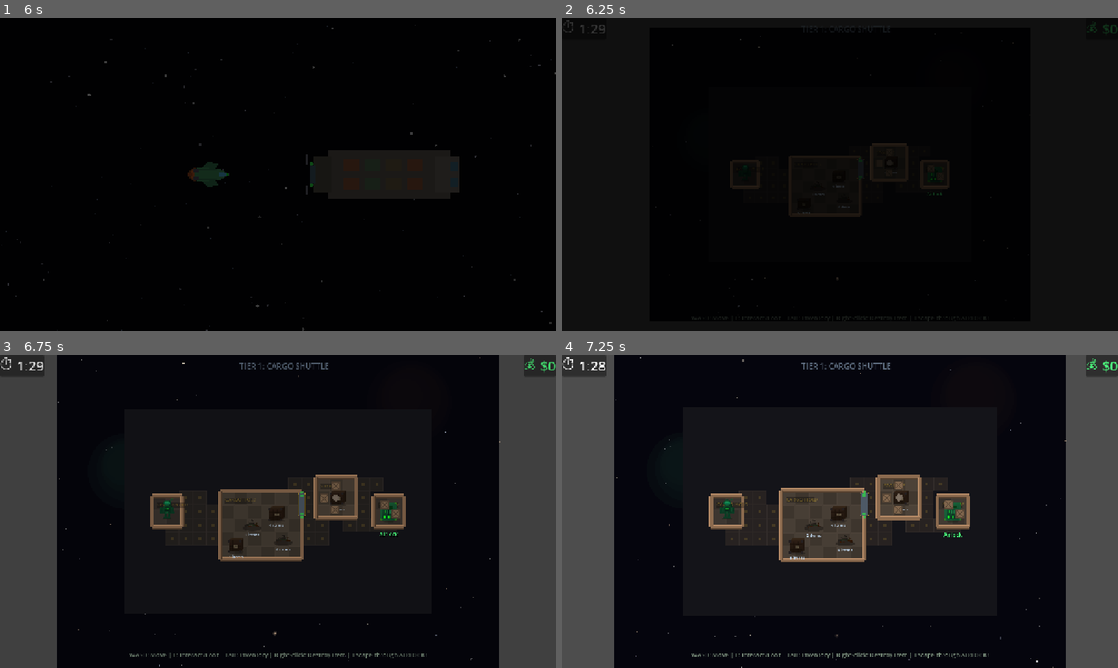
Above: before the commit, frames 1-4 (two rows, left to right).
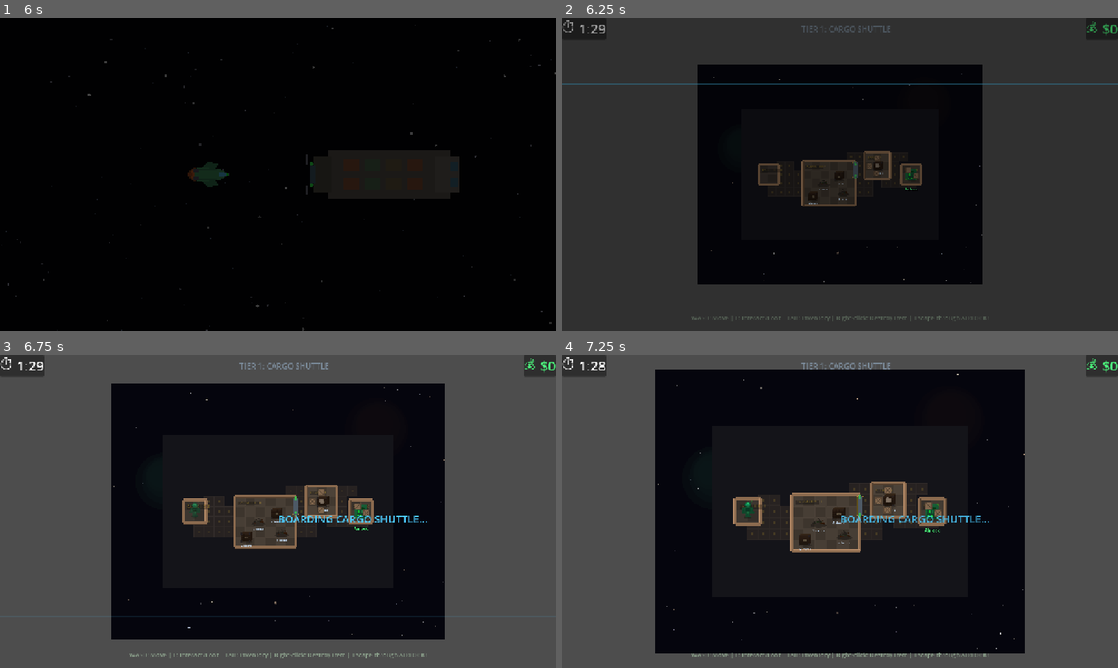
Above: after the commit, the same moments.

Repository: ReleMai/CargoEscape
Game: Godot game, scene res://scenes/intro/intro_scene.tscn
The game is run twice, just before and just after one commit, with the same random seed, the same clock (stepped at 60 frames per second) and the same inputs.
Inputs (mouse positions are in pixels of both pictures, inside the frame that each line leads up to):
- Up to frame 1 (6 s): click "NEW GAME" at 0.5 s; tap Enter (ui_accept) at 1.25, 1.52, 4.52 s; move the mouse to (400, 158) at 1.27 s; hold D (move_right) 1.28-2 s; hold E (interact) 1.28-2 s; click (400, 158) at 1.42 s; drag from (166, 190) to (250, 237) at 2.02 s; move the mouse to (333, 105) at 2.77 s; hold D (move_right) 2.78-3.5 s; tap Ctrl at 2.85 s; click (333, 105) at 2.92 s; drag from (250, 237) to (111, 127) at 3.52 s; move the mouse to (444, 221) at 4.27 s; hold A (move_left) 4.28-5 s; tap P at 4.35 s; click (444, 221) at 4.42 s; drag from (111, 127) to (194, 96) at 5.02 s; move the mouse to (305, 174) at 5.77 s; hold Space (brake) from 5.78 s (still down); hold E (interact) from 5.78 s (still down); click (305, 174) at 5.92 s
- Up to frame 2 (6.25 s): keep holding Space (brake); keep holding E (interact)
- Up to frame 3 (6.75 s): release Space (brake) at 6.5 s; release E (interact) at 6.5 s; drag from (194, 433) to (283, 536) at 6.52 s
- Up to frame 4 (7.25 s): no input

Frame 1 is identical in both runs. In frame 2, 66% of the frame differs, in the area x 0-100%, y 0-100%; in frame 3, 36%; in frame 4, 26%.

Commit message:
Add polished entrance animations with multi-phase effects
Co-authored-by: ReleMai <7017267+ReleMai@users.noreply.github.com>

Diff:
--- a/scripts/boarding/boarding_manager.gd
+++ b/scripts/boarding/boarding_manager.gd
@@ -102,7 +102,8 @@
 # Entrance animation
 var entrance_active: bool = false
 var entrance_timer: float = 0.0
-var entrance_duration: float = 1.2
+var entrance_duration: float = 2.0  # Extended for more cinematic feel
+var entrance_phase: int = 0  # Track animation phases
 
 # Camera effects
 var camera_shake: float = 0.0
@@ -702,36 +703,76 @@
 func _start_entrance_animation() -> void:
 	entrance_active = true
 	entrance_timer = 0.0
-
-	# Start with zoom and fade
+	entrance_phase = 0
+
+	# Start with tighter zoom for dramatic reveal
 	if camera:
-		camera.zoom = Vector2(0.6, 0.6)
+		camera.zoom = Vector2(0.4, 0.4)
 
 	# Disable player movement during entrance
 	if player:
 		player.set_movement_enabled(false)
-
-	# Create fade overlay
+		# Start player invisible for spawn effect
+		player.modulate.a = 0.0
+
+	# Create enhanced entrance effects
 	_create_entrance_fade()
+	_create_scan_line_effect()
+	_create_boarding_text_overlay()
 
 
 func _process_entrance(delta: float) -> void:
 	entrance_timer += delta
 	var t = minf(entrance_timer / entrance_duration, 1.0)
-	var eased = ease(t, 0.3)
-
-	# Zoom camera in
+
+	# Phase 0: Initial zoom and fade (0.0 - 0.4s)
+	if entrance_phase == 0 and entrance_timer > 0.4:
+		entrance_phase = 1
+		_trigger_player_spawn_effect()
+
+	# Phase 1: Player materialization (0.4 - 1.2s)
+	if entrance_phase == 1 and entrance_timer > 1.2:
+		entrance_phase = 2
+		_trigger_ui_slide_in()
+
+	# Phase 2: Final settle and UI (1.2 - 2.0s)
+
+	# Smooth camera zoom in with easing
 	if camera:
+		var zoom_progress = minf(entrance_timer / 1.5, 1.0)
+		var eased_zoom = ease(zoom_progress, -0.4)  # Ease out for smooth deceleration
 		camera.zoom = Vector2(
-			lerpf(0.6, 0.8, eased),
-			lerpf(0.6, 0.8, eased)
+			lerpf(0.4, 0.8, eased_zoom),
+			lerpf(0.4, 0.8, eased_zoom)
 		)
+
+	# Fade in player with glow effect
+	if player and entrance_timer > 0.3 and entrance_timer < 1.4:
+		var player_t = clampf((entrance_timer - 0.3) / 1.1, 0.0, 1.0)
+		var player_eased = ease(player_t, 0.4)
+		player.modulate.a = player_eased
+
+		# Add slight glow during materialization
+		if player_t < 0.95:
+			var glow_intensity = sin(player_t * PI) * 0.3
+			player.modulate = Color(
+				1.0 + glow_intensity,
+				1.0 + glow_intensity,
+				1.0 + glow_intensity,
+				player_eased
+			)
+		else:
+			player.modulate = Color(1.0, 1.0, 1.0, player_eased)
 
 	# End entrance
 	if entrance_timer >= entrance_duration:
 		entrance_active = false
 		if player:
 			player.set_movement_enabled(true)
+			player.modulate = Color.WHITE
+
+		# Small shake to signal control handoff
+		shake_camera(2.0)
 
 
 func _create_entrance_fade() -> void:
@@ -747,10 +788,117 @@
 	fade_rect.set_anchors_preset(Control.PRESET_FULL_RECT)
 	fade_layer.add_child(fade_rect)
 
-	# Fade in tween
+	# Fade in tween - slightly faster for snappier feel
 	var tween = create_tween()
-	tween.tween_property(fade_rect, "color:a", 0.0, 0.8).set_ease(Tween.EASE_OUT)
+	tween.tween_property(fade_rect, "color:a", 0.0, 0.6).set_ease(Tween.EASE_OUT).set_trans(Tween.TRANS_CUBIC)
 	tween.tween_callback(fade_layer.queue_free)
+
+
+## Creates scan line effect during boarding entrance
+func _create_scan_line_effect() -> void:
+	var scan_layer = CanvasLayer.new()
+	scan_layer.name = "ScanEffect"
+	scan_layer.layer = 99
+	add_child(scan_layer)
+
+	var scan_line = ColorRect.new()
+	scan_line.name = "ScanLine"
+	scan_line.color = Color(0.3, 0.8, 1.0, 0.6)  # Cyan scan beam
+	scan_line.set_anchors_preset(Control.PRESET_TOP_WIDE)
+	scan_line.size.y = 3
+	scan_line.position.y = 0
+	scan_layer.add_child(scan_line)
+
+	var screen_height = get_viewport_rect().size.y
+
+	# Sweep down the screen
+	var tween = create_tween()
+	tween.tween_property(scan_line, "position:y", screen_height, 0.8).set_ease(Tween.EASE_IN_OUT)
+	tween.parallel().tween_property(scan_line, "color:a", 0.0, 0.8).set_ease(Tween.EASE_IN)
+	tween.tween_callback(scan_layer.queue_free)
+
+
+## Creates "BOARDING..." text overlay
+func _create_boarding_text_overlay() -> void:
+	var text_layer = CanvasLayer.new()
+	text_layer.name = "BoardingText"
+	text_layer.layer = 98
+	add_child(text_layer)
+
+	var label = Label.new()
+	label.name = "BoardingLabel"
+	var ship_name = current_ship_data.display_name if current_ship_data else "UNKNOWN"
+	label.text = "BOARDING %s..." % ship_name.to_upper()
+	label.add_theme_font_size_override("font_size", 24)
+	label.add_theme_color_override("font_color", Color(0.3, 0.8, 1.0, 0.0))
+	label.horizontal_alignment = HORIZONTAL_ALIGNMENT_CENTER
+	label.vertical_alignment = VERTICAL_ALIGNMENT_CENTER
+	label.set_anchors_preset(Control.PRESET_CENTER)
+	text_layer.add_child(label)
+
+	# Fade in then out
+	var tween = create_tween()
+	tween.tween_property(label, "theme_override_colors/font_color:a", 1.0, 0.3).set_delay(0.2)
+	tween.tween_property(label, "theme_override_colors/font_color:a", 0.0, 0.4).set_delay(0.6)
+	tween.tween_callback(text_layer.queue_free)
+
+
+## Triggers player spawn/materialization particle effect
+func _trigger_player_spawn_effect() -> void:
+	if not player:
+		return
+
+	# Create spawn flash
+	var flash_layer = CanvasLayer.new()
+	flash_layer.layer = 95
+	add_child(flash_layer)
+
+	var flash = ColorRect.new()
+	flash.color = Color(0.3, 0.8, 1.0, 0.6)  # Cyan flash
+	flash.set_anchors_preset(Control.PRESET_FULL_RECT)
+	flash.mouse_filter = Control.MOUSE_FILTER_IGNORE
+	flash_layer.add_child(flash)
+
+	var tween = create_tween()
+	tween.tween_property(flash, "color:a", 0.0, 0.2)
+	tween.tween_callback(flash_layer.queue_free)
+
+	# Small camera shake
+	shake_camera(3.0)
+
+
+## Triggers UI elements to slide in
+func _trigger_ui_slide_in() -> void:
+	# Animate timer label slide from top
+	if timer_label:
+		var original_pos = timer_label.position
+		timer_label.position.y -= 50
+		timer_label.modulate.a = 0.0
+
+		var tween1 = create_tween()
+		tween1.tween_property(timer_label, "position:y", original_pos.y, 0.4).set_ease(Tween.EASE_OUT).set_trans(Tween.TRANS_BACK)
+		tween1.parallel().tween_property(timer_label, "modulate:a", 1.0, 0.3)
+
+	# Animate loot value label slide from bottom
+	if loot_value_label:
+		var original_pos = loot_value_label.position
+		loot_value_label.position.y += 50
+		loot_value_label.modulate.a = 0.0
+
+		var tween2 = create_tween()
+		tween2.tween_property(loot_value_label, "position:y", original_pos.y, 0.4).set_ease(Tween.EASE_OUT).set_trans(Tween.TRANS_BACK)
+		tween2.parallel().tween_property(loot_value_label, "modulate:a", 1.0, 0.3)
+
+	# Animate ship tier label
+	if ship_tier_label:
+		var original_pos = ship_tier_label.position
+		ship_tier_label.position.x -= 50
+		ship_tier_label.modulate.a = 0.0
+
+		var tween3 = create_tween()
+		tween3.set_delay(0.1)  # Slight delay for stagger effect
+		tween3.tween_property(ship_tier_label, "position:x", original_pos.x, 0.4).set_ease(Tween.EASE_OUT).set_trans(Tween.TRANS_BACK)
+		tween3.parallel().tween_property(ship_tier_label, "modulate:a", 1.0, 0.3)
 
 
 # ==============================================================================
